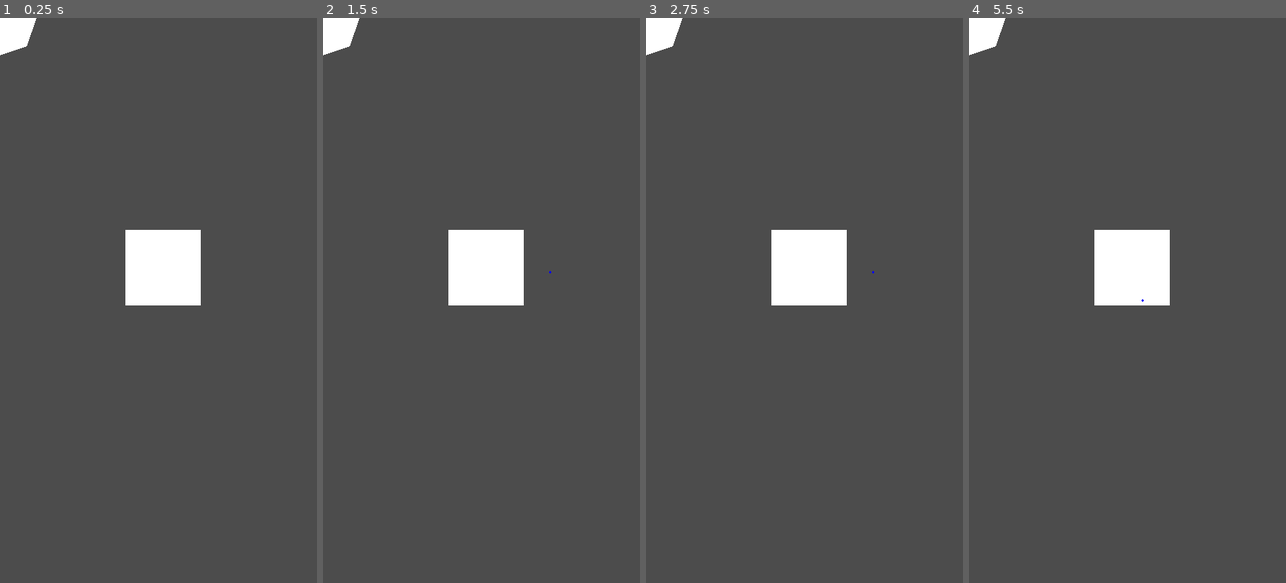
Above: before the commit, frames 1-4 (left to right).
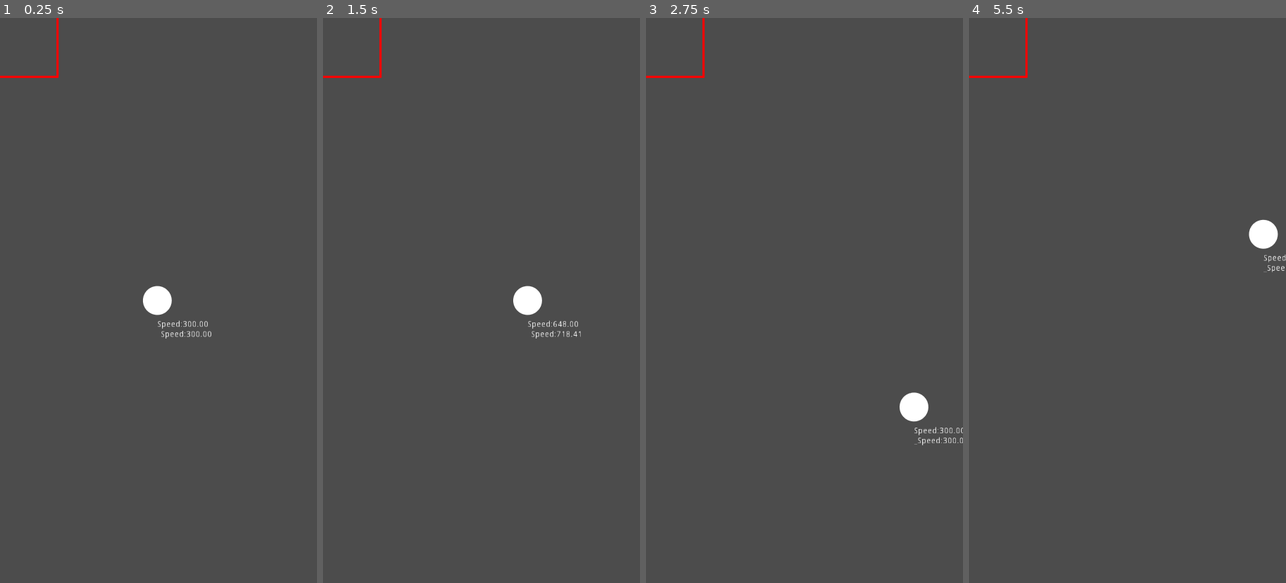
Above: after the commit, the same moments.

Repository: FSPinho/pixel-maze-godot
Game: Godot game, scene res://scenes/Game.tscn
Two runs of this game, one before a commit and one after it. Both use one fixed random seed, a clock stepped at 60 frames per second and the inputs below.
Inputs (mouse positions are in pixels of both pictures, inside the frame that each line leads up to):
- Up to frame 1 (0.25 s): no input
- Up to frame 2 (1.5 s): tap Enter at 0.5 s; move the mouse to (551, 272) at 0.52 s; hold Right 0.53-1.28 s; click (551, 272) at 0.67 s; tap Space at 1.25 s; move the mouse to (418, 328) at 1.27 s; hold Down from 1.28 s (still down)
- Up to frame 3 (2.75 s): move the mouse to (836, 176) at 2.02 s; release Down at 2.03 s; hold Right from 2.03 s (still down)
- Up to frame 4 (5.5 s): move the mouse to (1111, 413) at 2.77 s; release Right at 2.78 s; hold Up 2.78-3.53 s; click (1111, 413) at 2.92 s; tap Enter at 3.5, 5 s; move the mouse to (1222, 385) at 3.52 s; hold Left 3.53-5.03 s; tap Space at 4.25 s; move the mouse to (1032, 215) at 4.27 s; move the mouse to (1143, 300) at 5.02 s; hold Down from 5.03 s (still down); click (1143, 300) at 5.17 s

The runs differ from the first frame. In frame 1, 3.9% of the frame differs, in the area x 0-67%, y 0-57%; in frame 2, 4.3%; in frame 3, 4.4%, in the area x 0-100%, y 0-76%; in frame 4, 4.4%.

Commit message:
Added World scene and improved player rendering

Diff:
--- a/project.godot
+++ b/project.godot
@@ -28,3 +28,7 @@
 window/handheld/orientation="portrait"
 window/stretch/mode="2d"
 window/stretch/aspect="keep_height"
+
+[rendering]
+
+quality/depth/hdr=false
--- /dev/null
+++ b/scenes/Game.gd
@@ -0,0 +1,25 @@
+extends Node
+
+##
+# Constants
+var VIEWPORT_WIDTH = 1080
+var VIEWPORT_HEIGHT = 1920
+
+func _ready():
+	$Player.position = Vector2(VIEWPORT_WIDTH / 2, VIEWPORT_HEIGHT / 2)
+	$SwipeDetector.connect("swipe", self, "_on_swipe")
+
+
+func _on_swipe(direction):
+	var dir = Vector2(0, 0)
+
+	if direction == $SwipeDetector.SwipeDirection.SWIPE_UP:
+		dir = Vector2(0, -1)
+	if direction == $SwipeDetector.SwipeDirection.SWIPE_RIGHT:
+		dir = Vector2(1, 0)
+	if direction == $SwipeDetector.SwipeDirection.SWIPE_LEFT:
+		dir = Vector2(-1, 0)
+	if direction == $SwipeDetector.SwipeDirection.SWIPE_DOWN:
+		dir = Vector2(0, 1)
+
+	$Player.set_direction(dir)
--- a/scenes/Game.tscn
+++ b/scenes/Game.tscn
@@ -1,9 +1,12 @@
-[gd_scene load_steps=3 format=2]
+[gd_scene load_steps=5 format=2]
 
 [ext_resource path="res://scenes/Player.tscn" type="PackedScene" id=1]
 [ext_resource path="res://scenes/SwipeDetector.tscn" type="PackedScene" id=2]
+[ext_resource path="res://scenes/Game.gd" type="Script" id=3]
+[ext_resource path="res://scenes/World.tscn" type="PackedScene" id=4]
 
 [node name="Game" type="Node"]
+script = ExtResource( 3 )
 
 [node name="Player" parent="." instance=ExtResource( 1 )]
 position = Vector2( 432, 720 )
@@ -13,3 +16,5 @@
 current = true
 
 [node name="SwipeDetector" parent="." instance=ExtResource( 2 )]
+
+[node name="World" parent="." instance=ExtResource( 4 )]
--- /dev/null
+++ b/scenes/Player.gd
@@ -0,0 +1,59 @@
+extends Node2D
+
+##
+# Constants
+var SPEED_BASE = 300
+
+##
+# Properties
+var size = 96.0
+var direction = Vector2(0.0, 0.0)
+var speed = SPEED_BASE
+var speed_min = SPEED_BASE
+var speed_max = SPEED_BASE * 3.2
+var speed_decay = SPEED_BASE * 5.2
+var color = Color(1, 1, 1, 1)
+var circle_quality = 32
+
+func _ready():
+	print (_sigmoid(speed, speed_min, speed_max))
+	print (_sigmoid(speed + 10, speed_min, speed_max))
+	print (_sigmoid(speed + 20, speed_min, speed_max))
+	print (_sigmoid(speed + 30, speed_min, speed_max))
+	print (_sigmoid(speed + 40, speed_min, speed_max))
+
+func _draw():
+	draw_circle(Vector2(0, 0), size / 2, color)
+	draw_arc(
+		Vector2(0, 0),
+		size / 2, 0, 2 * PI,
+		circle_quality,
+		color, 1, true
+	)
+
+func _process(delta):
+	var _speed = _sigmoid(speed, speed_min, speed_max)
+	self.position += direction * _speed * delta
+	speed = max(min(speed - speed_decay * delta, speed_max), speed_min)
+
+	var _summary = "\n\nSpeed:\t%.2f" % speed
+	_summary += "\n_Speed:\t%.2f" % _speed
+	$Label.text = _summary
+
+func _sigmoid(n, _min, _max):
+	var E = 2.718281
+	return max(
+		_min,
+		(_max - _min) * 2 / (1 + pow(E, -0.004 * (n - _min))) -
+		(_max - _min) + _min
+	)
+
+func set_size(s):
+	size = s
+
+func set_speed(s):
+	speed = s
+
+func set_direction(d):
+	direction = d
+	speed = speed_max
--- a/scenes/Player.tscn
+++ b/scenes/Player.tscn
@@ -1,6 +1,14 @@
-[gd_scene format=2]
+[gd_scene load_steps=2 format=2]
+
+[ext_resource path="res://scenes/Player.gd" type="Script" id=1]
 
 [node name="Player" type="Node2D"]
+script = ExtResource( 1 )
 
-[node name="Polygon2D" type="Polygon2D" parent="."]
-polygon = PoolVector2Array( 0, 0, 256, 0, 256, 256, 0, 256 )
+[node name="Label" type="Label" parent="."]
+margin_right = 40.0
+margin_bottom = 14.0
+rect_scale = Vector2( 2, 2 )
+__meta__ = {
+"_edit_use_anchors_": false
+}
--- a/scenes/SwipeDetector.gd
+++ b/scenes/SwipeDetector.gd
@@ -1,14 +1,25 @@
 extends Node2D
 
+##
+# Constants
 var SWIPE_SIZE = 128
-var SWIPE_UP = "UP"
-var SWIPE_DOWN = "DOWN"
-var SWIPE_LEFT = "LEFT"
-var SWIPE_RIGHT = "RIGHT"
 
+enum SwipeDirection {
+	SWIPE_UP = 1,
+	SWIPE_DOWN = 2,
+	SWIPE_LEFT = 3,
+	SWIPE_RIGHT = 4,
+}
+
+##
+# Properties
 var pressed = false
 var swipe_start_position = Vector2(0, 0)
 var swipe_end_position = Vector2(0, 0)
+
+##
+# Signals
+signal swipe
 
 func _input(event):
 	if event is InputEventMouseButton:
@@ -20,6 +31,21 @@
 				_handle_swipe(swipe_start_position, swipe_end_position)
 
 		pressed = event.pressed
+
+	elif event is InputEventKey and not event.pressed:
+		var direction = null
+
+		if event.scancode == KEY_RIGHT:
+			direction = SwipeDirection.SWIPE_RIGHT
+		if event.scancode == KEY_UP:
+			direction = SwipeDirection.SWIPE_UP
+		if event.scancode == KEY_LEFT:
+			direction = SwipeDirection.SWIPE_LEFT
+		if event.scancode == KEY_DOWN:
+			direction = SwipeDirection.SWIPE_DOWN
+
+		if direction:
+			emit_signal("swipe", direction)
 
 	update()
 
@@ -35,22 +61,16 @@
 		direction = null
 
 		if _is_between(swipe_angle, 0, 45) or _is_between(swipe_angle, 315, 360):
-			direction = SWIPE_RIGHT
+			direction = SwipeDirection.SWIPE_RIGHT
 		if _is_between(swipe_angle, 45, 135):
-			direction = SWIPE_UP
+			direction = SwipeDirection.SWIPE_UP
 		if _is_between(swipe_angle, 135, 225):
-			direction = SWIPE_LEFT
+			direction = SwipeDirection.SWIPE_LEFT
 		if _is_between(swipe_angle, 225, 315):
-			direction = SWIPE_DOWN
+			direction = SwipeDirection.SWIPE_DOWN
 
 		if direction:
-			print (direction)
+			emit_signal("swipe", direction)
 
 func _is_between(n, x, y):
 	return n >= x and n <= y
-
-func _draw():
-	if swipe_start_position:
-		draw_circle(swipe_start_position, 4, Color.red)
-	if swipe_end_position:
-		draw_circle(swipe_end_position, 4, Color.blue)
--- a/scenes/SwipeDetector.tscn
+++ b/scenes/SwipeDetector.tscn
@@ -6,4 +6,5 @@
 script = ExtResource( 1 )
 
 [node name="Polygon2D" type="Polygon2D" parent="."]
-polygon = PoolVector2Array( 0, 0, 0, 128, 96, 96, 128, 0 )
+visible = false
+polygon = PoolVector2Array( 0, 0, 0, 1920, 1088, 1920, 1088, 0 )
--- /dev/null
+++ b/scenes/World.gd
@@ -0,0 +1,12 @@
+extends Node2D
+
+##
+# Constants
+var WIDTH = 400
+var HEIGHT = 400
+
+func _draw():
+	draw_rect(
+		Rect2(WIDTH / -2, HEIGHT / -2, WIDTH, HEIGHT),
+		Color.red, false, 5, true
+	)
--- /dev/null
+++ b/scenes/World.tscn
@@ -0,0 +1,6 @@
+[gd_scene load_steps=2 format=2]
+
+[ext_resource path="res://scenes/World.gd" type="Script" id=1]
+
+[node name="World" type="Node2D"]
+script = ExtResource( 1 )
Not shown, added: export_presets.cfg
Not shown, added: .gitignore
